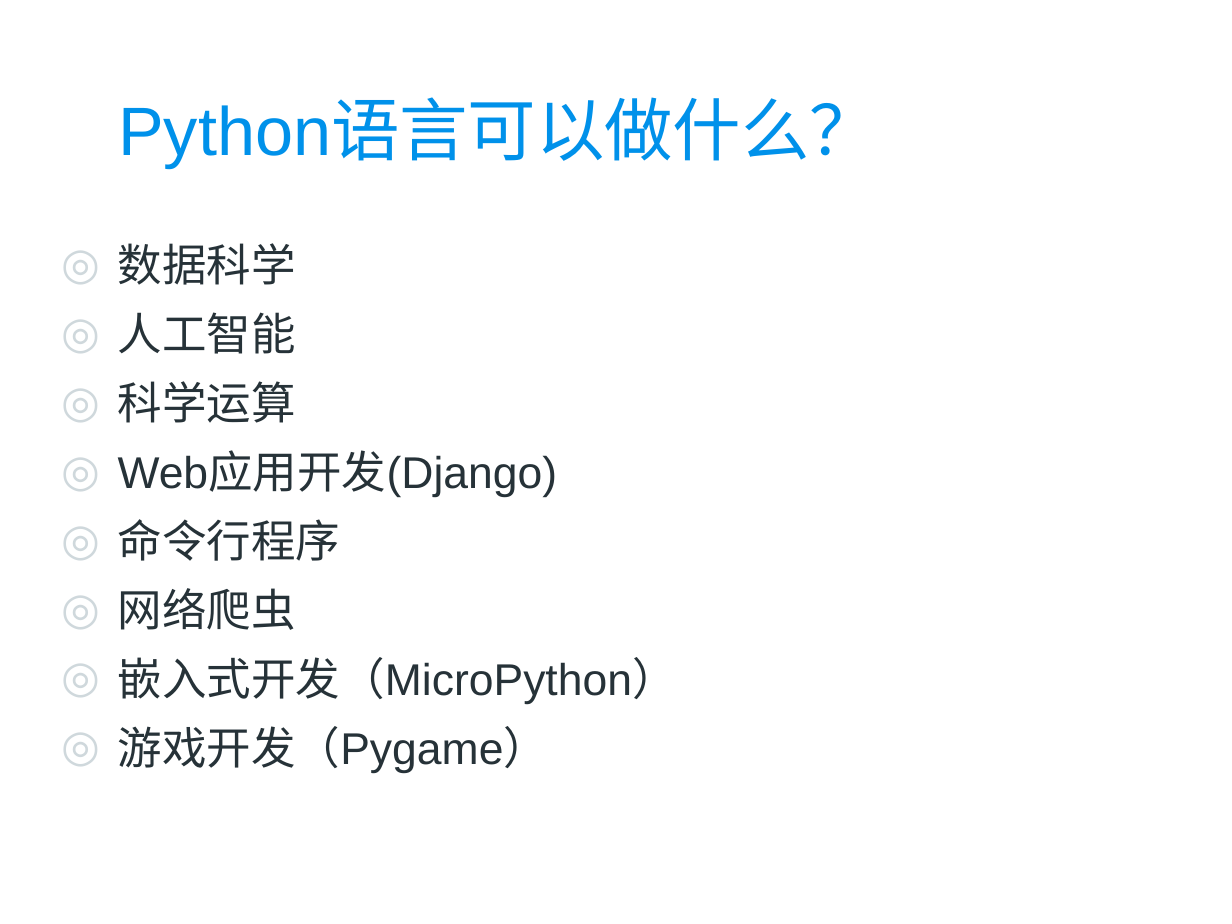
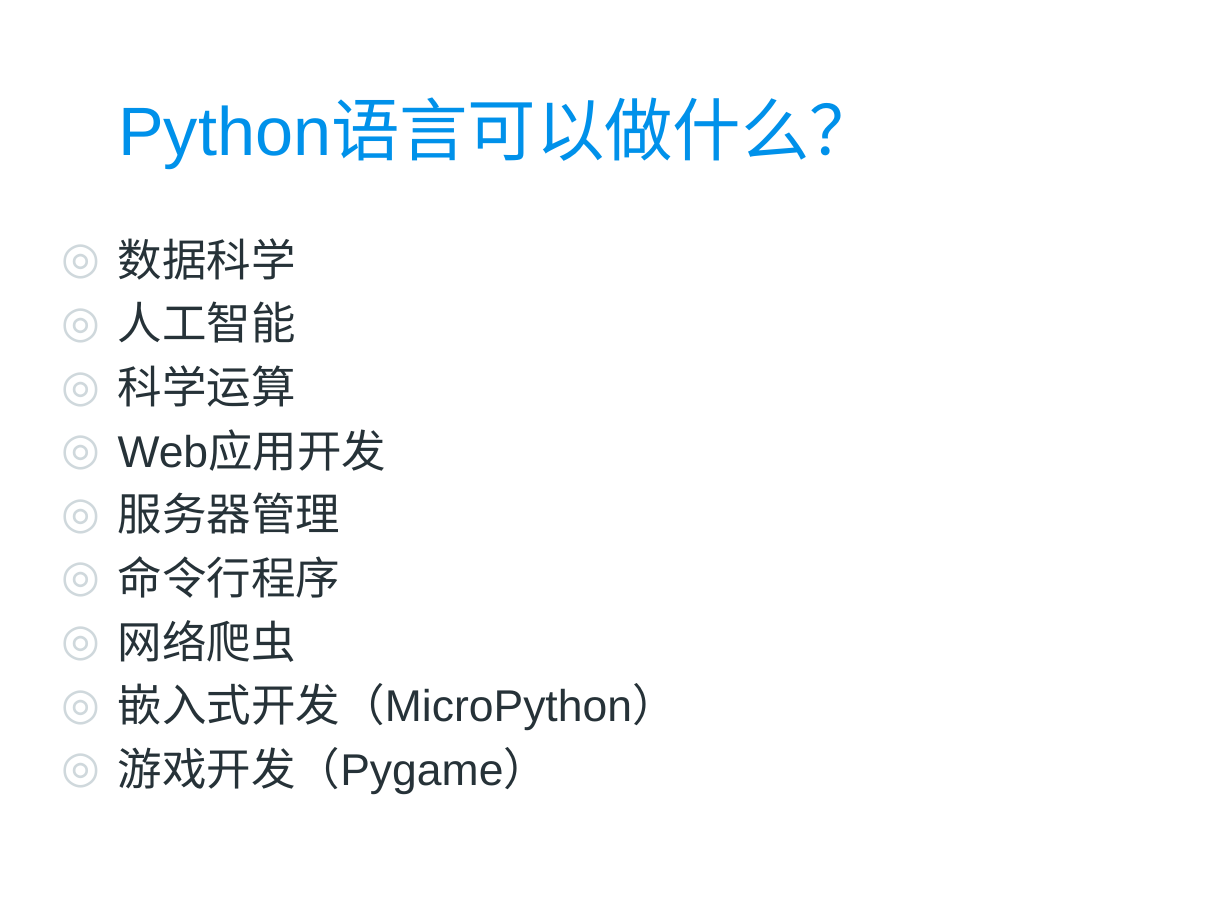
Before and after one commit to zhoujing204/python_course, a slide deck: slide 9 of Presentations/01 Python编程概述.pptx. Drawn at 1232x924 pixels with LibreOffice and Linux fonts; fonts in the diff are those of the drawing; background and template pictures are left out. Boxes give left, top, right and bottom in pixels: in the first picture for what was removed or moved away, otherwise in the second. Text is boxed around its words. In the diff, an @@ line names an element or a change of style, - is before the commit and + after.

Commit message:
create and edit the lecture01 notebook.

```diff
--- a/Presentations/01 Python编程概述.pptx
+++ b/Presentations/01 Python编程概述.pptx
@@ text at (x1=118, y1=238, x2=677, y2=795): line spacing 1.1 to 1 @@
@@ text at (x1=118, y1=432, x2=387, y2=534): text changed @@
-◎ Web应用开发(Django)
+◎ Web应用开发
+◎ 服务器管理
```
Also in this commit, not shown: 1 other file.
